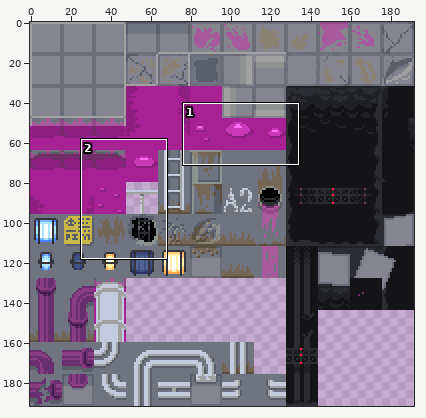
File history of a sprite sheet, Rooms/Area3/Assets/bg_sewers_01.png. Above, an overview of the earlier version with the close-up marked.
Close-up. The starting point:
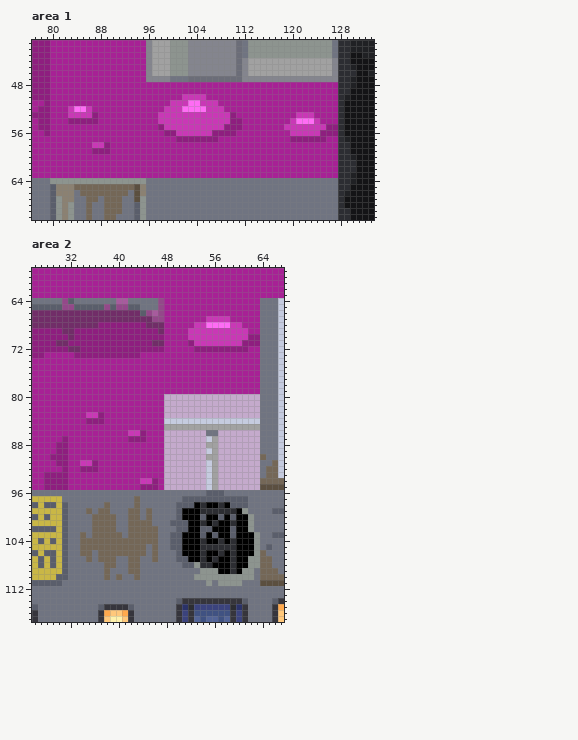
The file is 192x192 pixels. Shown: area 1: x 77..133, y 41..70; area 2: x 26..67, y 59..117. The commit also changed other parts of the picture, which this record leaves out.
Once edited:
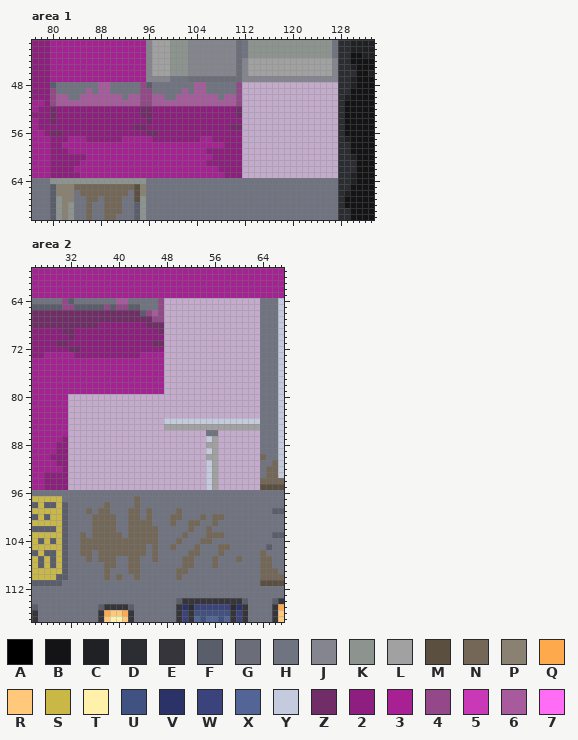
Palette (. is transparent): A #000000  B #141416  C #202124  D #2c2d32  E #36353c  F #5a5e6b  G #6b6d78  H #707481  J #84858e  K #8d948f  L #a1a1a1  M #5b4f40  N #746757  P #8b8172  Q #ffa94d  R #ffc87b  S #c9b746  T #fff1aa  U #405282  V #2a3268  W #3b437d  X #536497  Y #c5cbdf  Z #712d68  2 #8e1e7f  3 #a72195  4 #94488a  5 #c938b6  6 #a75b9d  7 #ff6cf5
The exact change:
Changed rows in their new state; - is an unchanged pixel.
Area 1:
first column x 80:
48 FHHHHHHH66HHHHH4FHHHHHHH66HHHHH4................
49 4HHHHH6H66HHHHH44HHHHH6H66HHHHH4................
50 466HH6666666H664466HH6666666H664................
51 46666666666666644666666666666664................
52 Z22222222222222ZZ22222222222222Z................
53 Z222222-2222222ZZ2222222222222-Z................
54 Z22-----22222222Z2222222222222--................
55 22222222222222ZZ22-2222222222-ZZ................
56 ZZ22222222222222ZZ2--222222----2................
57 222---222222-----2222----33-2222................
58 22-----333-------------------222................
59 222----333----------------222222................
60 222222---------------------22222................
61 22222---------------------222222................
62 2222------------------------2222................
63 22222------------------------222................
Area 2:
first column x 32:
 64 ----------------................
 65 ----------------................
 66 ----------------................
 67 ----------------................
 68 ----------------................
 69 ----------------................
 70 ----------------................
 71 ----------------................
 72 ----------------................
 73 ----------------................
 74 ----------------................
 75 ----------------................
 76 ----------------................
 77 ----------------................
 78 ----------------................
 79 ----------------................
 80 ................----------------
 81 ................----------------
 82 ................----------------
 83 ................----------------
 84 ................----------------
 85 ................----------------
 86 ................----------------
 87 ................----------------
 88 ................----------------
 89 ................----------------
 90 ................----------------
 91 ................----------------
 92 ................----------------
 93 ................----------------
 94 ................----------------
 95 ................----------------
 96 -----------------------HHH------
 97 -------------------HHHHHHHHHHH--
 98 ------------------HHHHHHHHHHHH--
 99 ------------------NHHHHHHHHHHH--
100 -----------------NNHHHNHNNHHHHH-
101 -----------------NHHNNHHNHHHHHH-
102 ------------------HHNHHNHHHHHHH-
103 -----------------HHNHHHNNNHHHHHH
104 -----------------HNHHHNNHHHHHHHH
105 -----------------NHHHNHHHNNHHHHH
106 ------------------HHNNHHHNHHHHHH
107 ------------------HNNHHHNHHHNHHH
108 -------------------NNHHHNHHHHHHH
109 ------------------NN--HHHHHHHHH-
110 ------------------N--HHHHHHHHHH-
111 -----------------------H-HHHH---
Boxes around the changes in both close-ups, in picture pixels (x1, y1, x2, y2):
changed: (50, 82, 338, 178)
changed: (68, 298, 260, 586)
